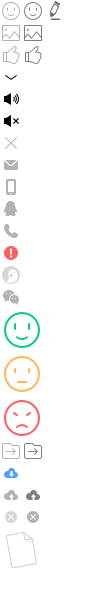
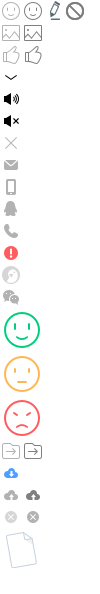
Revision of a layered 100x594 image; what changed, layer by layer:
added layer "5b987f871905ec40ea736a133e60d689" (56%) above "图标" over [66, 2, 84, 20]
